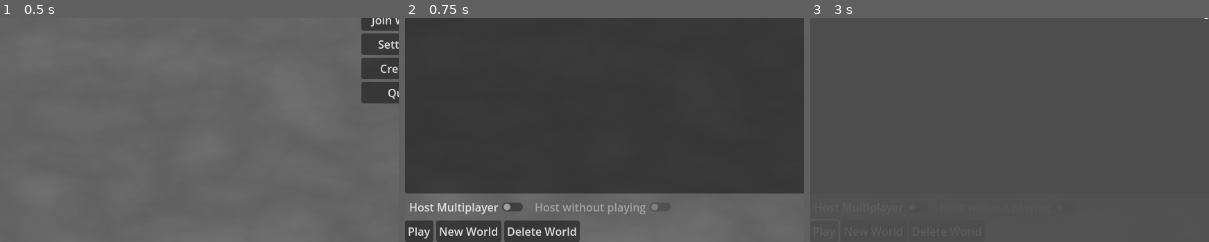
Above: before the commit, frames 1-3 (left to right).
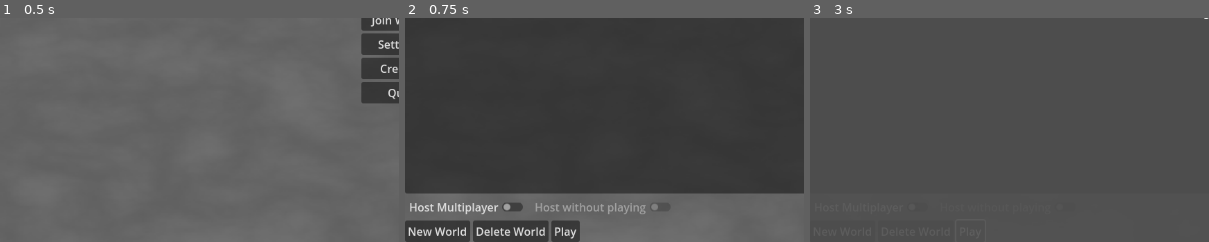
Above: after the commit, the same moments.

Repository: pixerhp/Hatchetflair
Game: Godot game, scene res://scenes/main_menu.tscn
Two runs of this game, one before a commit and one after it. Both use one fixed random seed, a clock stepped at 60 frames per second and the inputs below.
Inputs:
- Up to frame 1 (0.5 s): no input
- Up to frame 2 (0.75 s): click "Start World" at 0.5 s
- Up to frame 3 (3 s): click "Back" at 1.25 s; click "Start World" at 2 s; click "Play" at 2.75 s
The pictures show only the part of the screen within x 0-50%, y 50-100%; the shares and areas given below are measured in that part.

Frame 1 is identical in both runs. In frame 2, 1.3% of the frame differs, in the area x 1-43%, y 90-100%; in frame 3, less than 0.1%.

Commit message:
Organization

Diff:
--- a/scenes/main_menu.tscn
+++ b/scenes/main_menu.tscn
@@ -56,11 +56,11 @@
 grow_horizontal = 2
 grow_vertical = 2
 
-[node name="Spacer" type="Control" parent="Menus/TitleScreen/TitlescreenButtons"]
+[node name="Spacer1" type="Control" parent="Menus/TitleScreen/TitlescreenButtons"]
 layout_mode = 2
 size_flags_vertical = 3
 
-[node name="Title" type="RichTextLabel" parent="Menus/TitleScreen/TitlescreenButtons"]
+[node name="MenuTitle" type="RichTextLabel" parent="Menus/TitleScreen/TitlescreenButtons"]
 layout_mode = 2
 theme_override_colors/font_shadow_color = Color(0, 0, 0, 0.501961)
 theme_override_colors/font_outline_color = Color(0, 0, 0, 1)
@@ -129,7 +129,7 @@
 grow_horizontal = 2
 grow_vertical = 2
 
-[node name="Title" type="RichTextLabel" parent="Menus/WorldsScreen/WorldSelect"]
+[node name="MenuTitle" type="RichTextLabel" parent="Menus/WorldsScreen/WorldSelect"]
 layout_mode = 2
 theme_override_colors/font_shadow_color = Color(0, 0, 0, 0.501961)
 theme_override_colors/font_outline_color = Color(0, 0, 0, 1)
@@ -142,10 +142,10 @@
 fit_content = true
 autowrap_mode = 0
 
-[node name="Buttons" type="HBoxContainer" parent="Menus/WorldsScreen/WorldSelect"]
-layout_mode = 2
-
-[node name="Back" type="Button" parent="Menus/WorldsScreen/WorldSelect/Buttons"]
+[node name="BackButton" type="HBoxContainer" parent="Menus/WorldsScreen/WorldSelect"]
+layout_mode = 2
+
+[node name="Back" type="Button" parent="Menus/WorldsScreen/WorldSelect/BackButton"]
 layout_mode = 2
 size_flags_horizontal = 0
 text = "Back"
@@ -172,24 +172,20 @@
 disabled = true
 text = "Host without playing"
 
-[node name="Buttons2" type="HBoxContainer" parent="Menus/WorldsScreen/WorldSelect"]
-layout_mode = 2
-
-[node name="Play" type="Button" parent="Menus/WorldsScreen/WorldSelect/Buttons2"]
+[node name="WorldButtons" type="HBoxContainer" parent="Menus/WorldsScreen/WorldSelect"]
+layout_mode = 2
+
+[node name="NewWorld" type="Button" parent="Menus/WorldsScreen/WorldSelect/WorldButtons"]
+layout_mode = 2
+text = "New World"
+
+[node name="DeleteWorld" type="Button" parent="Menus/WorldsScreen/WorldSelect/WorldButtons"]
+layout_mode = 2
+text = "Delete World"
+
+[node name="Play" type="Button" parent="Menus/WorldsScreen/WorldSelect/WorldButtons"]
 layout_mode = 2
 text = "Play"
-
-[node name="NewWorld" type="Button" parent="Menus/WorldsScreen/WorldSelect/Buttons2"]
-layout_mode = 2
-text = "New World"
-
-[node name="DeleteWorld" type="Button" parent="Menus/WorldsScreen/WorldSelect/Buttons2"]
-layout_mode = 2
-text = "Delete World"
-
-[node name="Control" type="Control" parent="Menus/WorldsScreen/WorldSelect/Buttons2"]
-layout_mode = 2
-size_flags_horizontal = 3
 
 [node name="MultiplayerScreen" type="Control" parent="Menus"]
 visible = false
@@ -208,7 +204,7 @@
 grow_horizontal = 2
 grow_vertical = 2
 
-[node name="Title" type="RichTextLabel" parent="Menus/MultiplayerScreen/Multiplayer"]
+[node name="MenuTitle" type="RichTextLabel" parent="Menus/MultiplayerScreen/Multiplayer"]
 layout_mode = 2
 theme_override_colors/font_shadow_color = Color(0, 0, 0, 0.501961)
 theme_override_colors/font_outline_color = Color(0, 0, 0, 1)
@@ -221,10 +217,10 @@
 fit_content = true
 autowrap_mode = 0
 
-[node name="Buttons" type="HBoxContainer" parent="Menus/MultiplayerScreen/Multiplayer"]
-layout_mode = 2
-
-[node name="Back" type="Button" parent="Menus/MultiplayerScreen/Multiplayer/Buttons"]
+[node name="BackButton" type="HBoxContainer" parent="Menus/MultiplayerScreen/Multiplayer"]
+layout_mode = 2
+
+[node name="Back" type="Button" parent="Menus/MultiplayerScreen/Multiplayer/BackButton"]
 layout_mode = 2
 size_flags_horizontal = 0
 text = "Back"
@@ -252,22 +248,22 @@
 size_flags_horizontal = 3
 placeholder_text = "New Server Name"
 
-[node name="Buttons2" type="HBoxContainer" parent="Menus/MultiplayerScreen/Multiplayer"]
-layout_mode = 2
-
-[node name="JoinGame" type="Button" parent="Menus/MultiplayerScreen/Multiplayer/Buttons2"]
+[node name="Server Buttons" type="HBoxContainer" parent="Menus/MultiplayerScreen/Multiplayer"]
+layout_mode = 2
+
+[node name="AddServer" type="Button" parent="Menus/MultiplayerScreen/Multiplayer/Server Buttons"]
+layout_mode = 2
+text = "Add Server"
+
+[node name="RemoveServer" type="Button" parent="Menus/MultiplayerScreen/Multiplayer/Server Buttons"]
+layout_mode = 2
+text = "Remove Server"
+
+[node name="JoinGame" type="Button" parent="Menus/MultiplayerScreen/Multiplayer/Server Buttons"]
 layout_mode = 2
 text = "Join Game"
 
-[node name="AddServer" type="Button" parent="Menus/MultiplayerScreen/Multiplayer/Buttons2"]
-layout_mode = 2
-text = "Add Server"
-
-[node name="RemoveServer" type="Button" parent="Menus/MultiplayerScreen/Multiplayer/Buttons2"]
-layout_mode = 2
-text = "Remove Server"
-
-[node name="Control" type="Control" parent="Menus/MultiplayerScreen/Multiplayer/Buttons2"]
+[node name="Control" type="Control" parent="Menus/MultiplayerScreen/Multiplayer/Server Buttons"]
 layout_mode = 2
 size_flags_horizontal = 3
 
@@ -280,7 +276,7 @@
 grow_horizontal = 2
 grow_vertical = 2
 
-[node name="Title" type="RichTextLabel" parent="Menus/SettingsScreen"]
+[node name="TitleText" type="RichTextLabel" parent="Menus/SettingsScreen"]
 layout_mode = 1
 anchors_preset = 5
 anchor_left = 0.5
@@ -329,7 +325,7 @@
 grow_horizontal = 2
 grow_vertical = 2
 
-[node name="Title" type="RichTextLabel" parent="Menus/CreditsScreen"]
+[node name="TitleText" type="RichTextLabel" parent="Menus/CreditsScreen"]
 layout_mode = 1
 anchors_preset = 5
 anchor_left = 0.5
@@ -452,11 +448,11 @@
 [connection signal="pressed" from="Menus/TitleScreen/TitlescreenButtons/Settings" to="." method="open_screen" binds= ["SettingsScreen"]]
 [connection signal="pressed" from="Menus/TitleScreen/TitlescreenButtons/Credits" to="." method="open_screen" binds= ["CreditsScreen"]]
 [connection signal="pressed" from="Menus/TitleScreen/TitlescreenButtons/Quit" to="." method="quit"]
-[connection signal="pressed" from="Menus/WorldsScreen/WorldSelect/Buttons/Back" to="." method="open_screen" binds= ["TitleScreen"]]
+[connection signal="pressed" from="Menus/WorldsScreen/WorldSelect/BackButton/Back" to="." method="open_screen" binds= ["TitleScreen"]]
 [connection signal="toggled" from="Menus/WorldsScreen/WorldSelect/Toggles/AllowPlayers" to="." method="toggle_multiplayer_joining"]
-[connection signal="pressed" from="Menus/WorldsScreen/WorldSelect/Buttons2/Play" to="." method="start_game"]
-[connection signal="pressed" from="Menus/MultiplayerScreen/Multiplayer/Buttons/Back" to="." method="open_screen" binds= ["TitleScreen"]]
-[connection signal="pressed" from="Menus/MultiplayerScreen/Multiplayer/Buttons2/JoinGame" to="." method="start_game"]
+[connection signal="pressed" from="Menus/WorldsScreen/WorldSelect/WorldButtons/Play" to="." method="start_game"]
+[connection signal="pressed" from="Menus/MultiplayerScreen/Multiplayer/BackButton/Back" to="." method="open_screen" binds= ["TitleScreen"]]
+[connection signal="pressed" from="Menus/MultiplayerScreen/Multiplayer/Server Buttons/JoinGame" to="." method="start_game"]
 [connection signal="pressed" from="Menus/SettingsScreen/SettingsButtons/Back" to="." method="open_screen" binds= ["TitleScreen"]]
 [connection signal="pressed" from="Menus/CreditsScreen/Back" to="." method="open_screen" binds= ["TitleScreen"]]
 [connection signal="pressed" from="Menus/NetworkInfoOverlay/BackButton" to="." method="network_status_update" binds= ["Pressed back button", false, false]]
--- a/scripts/main_menu.gd
+++ b/scripts/main_menu.gd
@@ -15,6 +15,7 @@
 # Called every frame
 func _process(_delta: float) -> void:
 	# Code to handle some shortcuts to quickly start the game for testing.
+	# As of typing this, the keys are F1 and F2.
 	if Input.is_action_just_pressed("QuickstartGame"):
 		as_server_toggle.button_pressed = false
 		allow_players_toggle.button_pressed = true
